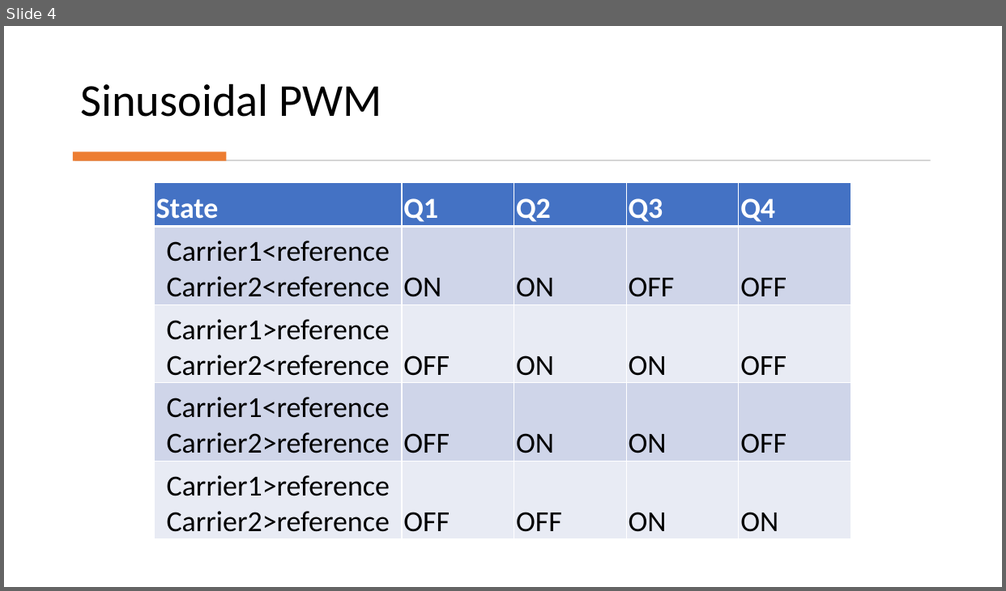
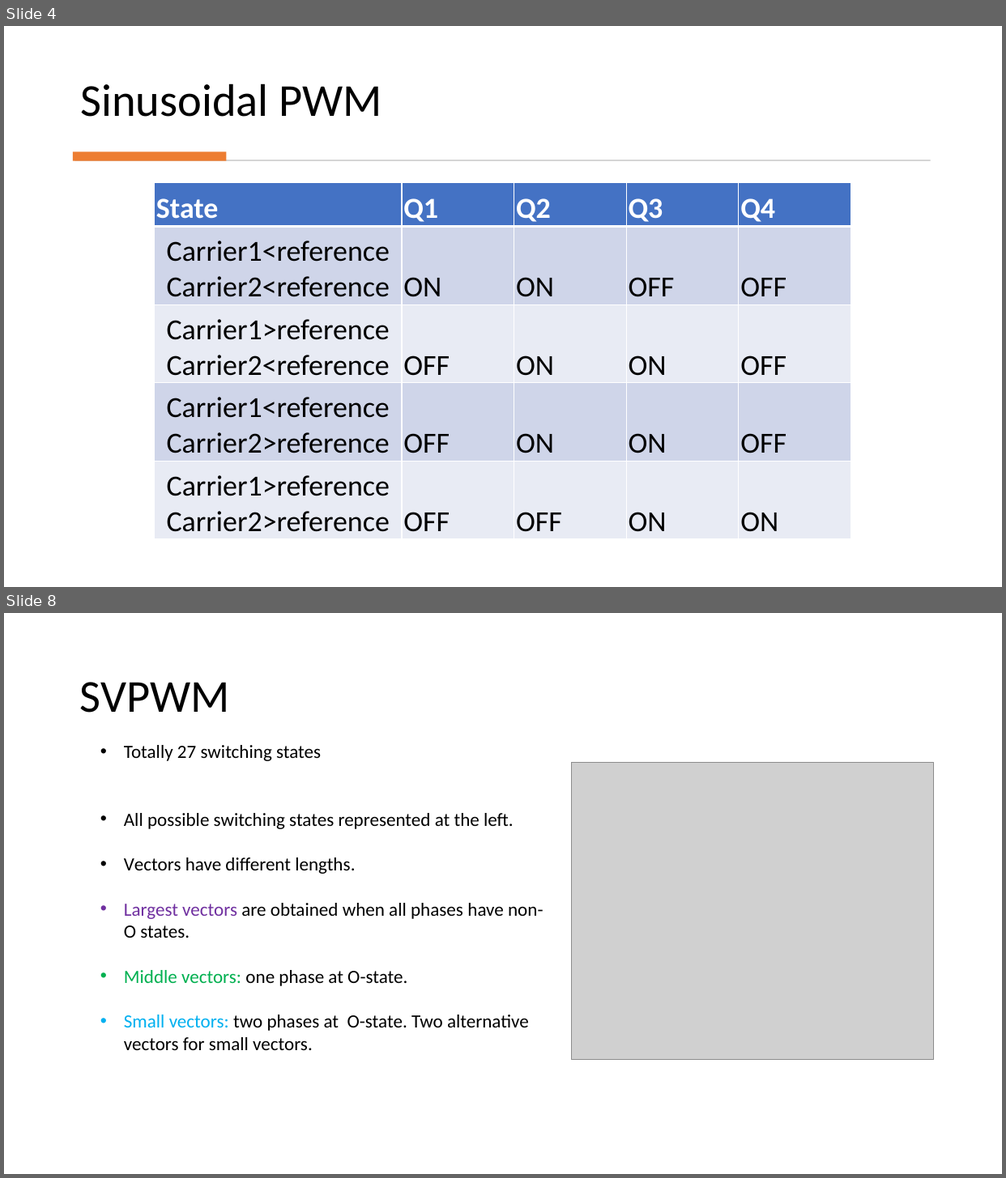
Before and after one commit to ahmetcan-akuz/Thesis, a slide deck: Reports/3-Level NPC Inverter Structure.pptx. Shown one above the other, each under a label of ours: slide 4 before the commit, slides 4 and 8 after it; the slides between them are not shown. The pictures are 1006x591 and 1006x1178 pixels, drawn with LibreOffice and Linux fonts; fonts in the diff are those of the drawing; grey boxes stand for pictures. Boxes give left, top, right and bottom in pixels: in the first picture for what was removed or moved away, otherwise in the second. Text is boxed around its words. In the diff, an @@ line names an element or a change of style, - is before the commit and + after.

Commit message:
SVPWM structure

```diff
--- a/Reports/3-Level NPC Inverter Structure.pptx
+++ b/Reports/3-Level NPC Inverter Structure.pptx
@@ slide 8 added at [4, 613, 1002, 1174], background #FFFFFF @@
@@ title added at [80, 682, 230, 713], 44 pt, text #000000 @@
+SVPWM
@@ text added at [124, 745, 543, 1050], 18 pt, text #000000 @@
+• Totally 27 switching states
+• All possible switching states represented at the left.
+• Vectors have different lengths.
+• Largest vectors are obtained when all phases have non-O states.
+• Middle vectors: one phase at O-state.
+• Small vectors: two phases at O-state. Two alternative vectors for small vectors.
@@ picture added at [572, 763, 934, 1059] @@
```
Also in this commit, not shown: 1 slide changed, 5 other slides added, 1 slide removed, 3 other files.
